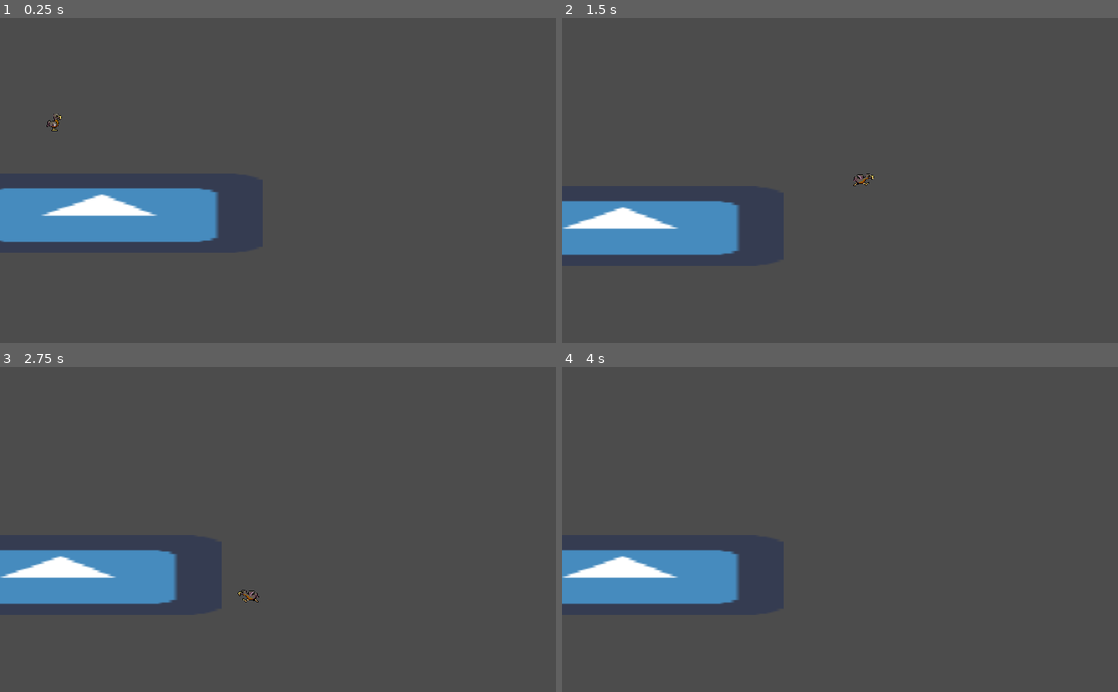
Above: before the commit, frames 1-4 (two rows, left to right).
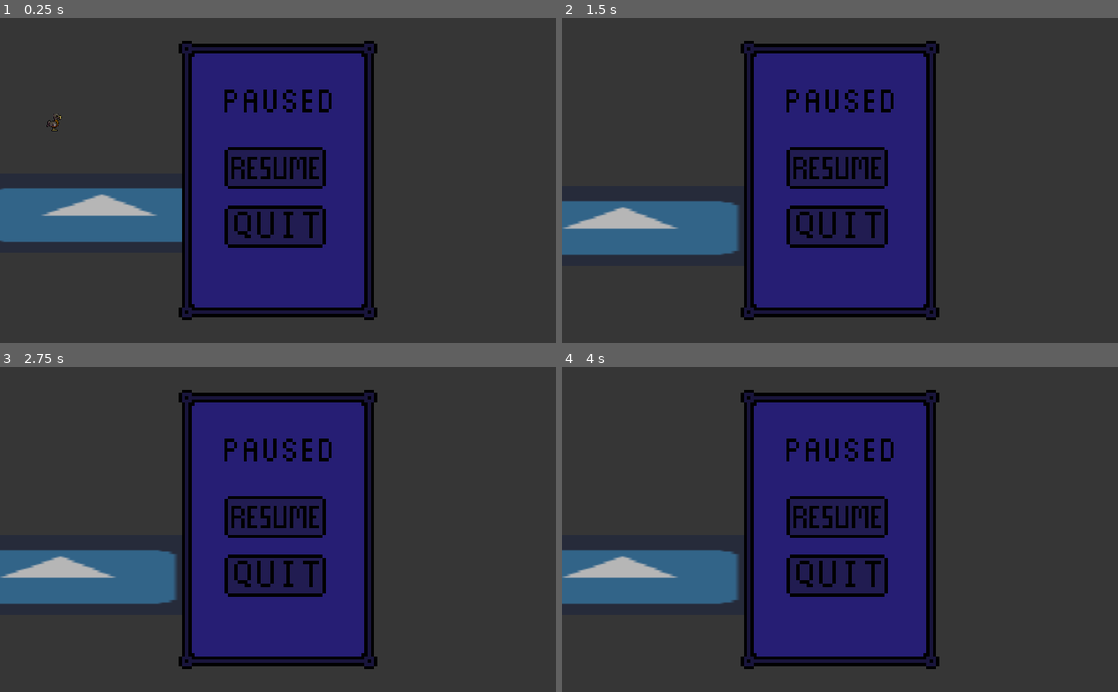
Above: after the commit, the same moments.

Repository: Struckdown/GDQ2021
Game: Godot game, scene res://MainLevel.tscn
Same seed, same stepped clock (60 frames per second), same inputs: the game is played once before the commit and once after it. The engine's default icon, where the game draws it, is replaced by a stand-in: a white triangle on a blue panel in a dark square.
Inputs:
- Up to frame 1 (0.25 s): no input
- Up to frame 2 (1.5 s): hold D (right) from 0.53 s (still down); tap Shift (dash) at 0.6, 1.35 s; tap Space (jump) at 0.77 s
- Up to frame 3 (2.75 s): tap Space (jump) at 1.52 s; release D (right) at 2.03 s; hold A (left) from 2.03 s (still down); tap Shift (dash) at 2.1 s
- Up to frame 4 (4 s): release A (left) at 2.78 s; hold D (right) from 2.78 s (still down); tap Shift (dash) at 2.85, 3.6 s; tap Space (jump) at 3.02, 3.77 s

The runs differ from the first frame. In frame 1, 35% of the frame differs, in the area x 0-68%, y 7-93%; in frame 2, 35%; in frame 3, 35%; in frame 4, 35%.

Commit message:
correct pause menu

Diff:
--- a/MainLevel.tscn
+++ b/MainLevel.tscn
@@ -1,7 +1,8 @@
-[gd_scene load_steps=4 format=2]
+[gd_scene load_steps=5 format=2]
 
 [ext_resource path="res://Dodo/Dodo.tscn" type="PackedScene" id=1]
 [ext_resource path="res://icon.png" type="Texture" id=2]
+[ext_resource path="res://pauseMenu.tscn" type="PackedScene" id=3]
 
 [sub_resource type="RectangleShape2D" id=1]
 extents = Vector2( 300.921, 71.2753 )
@@ -30,3 +31,7 @@
 position = Vector2( 1.17982, 0.943907 )
 scale = Vector2( 9.41375, 2.29783 )
 texture = ExtResource( 2 )
+
+[node name="CanvasLayer" type="CanvasLayer" parent="."]
+
+[node name="Pause Menu" parent="CanvasLayer" instance=ExtResource( 3 )]
Not shown, removed: SFX/SampleEmpty.txt.txt
Not shown: 2 places in pauseMenu.tscn that only renumber resources
Not shown, changed: .gitignore
